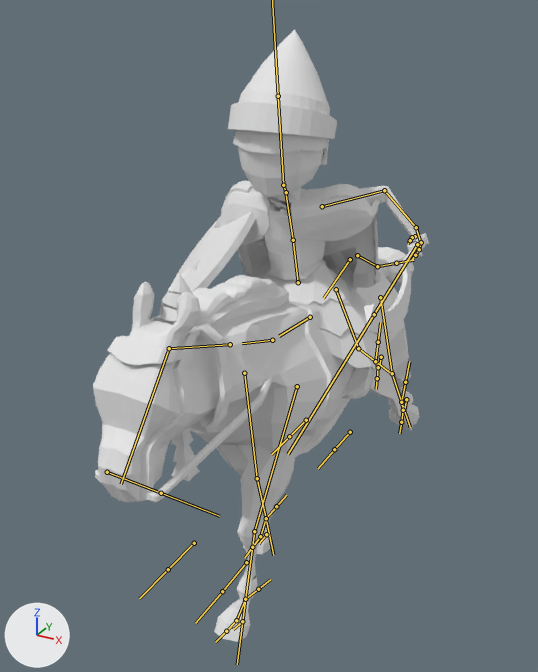
A saved change to the FBX model Map/Assets/Models/Sumerians/Sumerian_cavalry/Sumerian_cavalry.fbx.
Camera for both pictures: a 50 mm camera at (1.99, -4.51, 3.59) aimed at (-0.19, -0.56, 1.61). The lights are fixed; the arrows at lower left show +X, +Y and +Z. Both versions are drawn at frame 1 of the action 'Armature|Sumerian_Cavalry_Run'; the numbers are the values there. The bones that bend it are drawn over the model as lines.

Objects in the first picture: 'Sumerian'.
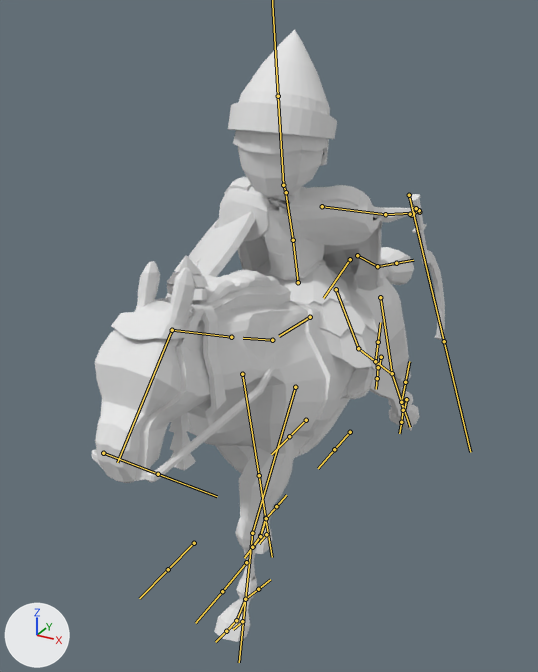
Commit message: Update Sumerian Cavalry Animations

Location of each change, [x1, y1, x2, y2] in pixels of the pictures (538 x 672 px):
'Sumerian', posed: before [93, 30, 429, 642]; after [92, 30, 445, 642]
bone 'Pecho', root to tip: before (272, 340) to (242, 343); after (272, 340) to (243, 338)
bone 'PataDel01.L', root to tip: before (297, 386) to (254, 531); after (295, 387) to (252, 533)
bone 'PataDel02.L', root to tip: before (254, 531) to (245, 599); after (252, 533) to (245, 599)
bone 'PataDel01.R', root to tip: before (244, 373) to (257, 478); after (242, 374) to (259, 475)
bone 'PataDel02.R', root to tip: before (257, 478) to (266, 518); after (259, 475) to (265, 518)
bone 'Brazo.L', root to tip: before (322, 206) to (384, 190); after (322, 206) to (385, 214)
bone 'Antebrazo.L', root to tip: before (384, 190) to (416, 227); after (385, 214) to (412, 213)
bone 'Mano.L', root to tip: before (416, 227) to (420, 242); after (412, 213) to (419, 212)

What changed in the scene script:
```text
Change bone_pecho:
    where bone_pecho = bpy.data.objects['Armature'].pose.bones['Pecho']  # child of 'Abdomen'
    bone_pecho.rotation_quaternion: (0.999, -0.041, 0.0, 0.0) -> (1.0, 0.0, 0.0, 0.0)  # degrees (-5, 0, 0) -> degrees (0, 0, 0)
Change bone_patadel01_l:
    where bone_patadel01_l = bpy.data.objects['Armature'].pose.bones['PataDel01.L']  # child of 'Pecho'
    bone_patadel01_l.rotation_quaternion: (0.959, 0.284, 0.0, 0.0) -> (0.969, 0.247, 0.0, 0.0)  # degrees (33, 0, 0) -> degrees (29, 0, 0)
Change bone_patadel02_l:
    where bone_patadel02_l = bpy.data.objects['Armature'].pose.bones['PataDel02.L']  # child of 'PataDel01.L'
    bone_patadel02_l.rotation_quaternion: (0.991, -0.13, 0.0, 0.0) -> (0.987, -0.16, 0.0, 0.0)  # degrees (-15, 0, 0) -> degrees (-18, 0, 0)
Change bone_patadel01_r:
    where bone_patadel01_r = bpy.data.objects['Armature'].pose.bones['PataDel01.R']  # child of 'Pecho'
    bone_patadel01_r.rotation_quaternion: (0.994, -0.114, 0.0, 0.0) -> (0.984, -0.178, 0.0, 0.0)  # degrees (-13, 0, 0) -> degrees (-21, 0, 0)
Change bone_patadel02_r:
    where bone_patadel02_r = bpy.data.objects['Armature'].pose.bones['PataDel02.R']  # child of 'PataDel01.R'
    bone_patadel02_r.rotation_quaternion: (1.0, -0.001, 0.0, 0.0) -> (0.999, 0.051, 0.0, 0.0)  # degrees (0, 0, 0) -> degrees (6, 0, 0)
Change bone_brazo_l:
    where bone_brazo_l = bpy.data.objects['Armature'].pose.bones['Brazo.L']  # child of 'Pecho_Yamato'
    bone_brazo_l.rotation_quaternion: (0.831, -0.498, 0.113, 0.22) -> (0.881, -0.385, 0.267, 0.068)  # degrees (-58, 24, 16) -> degrees (-49, 32, -6)
Change bone_antebrazo_l:
    where bone_antebrazo_l = bpy.data.objects['Armature'].pose.bones['Antebrazo.L']  # child of 'Brazo.L'
    bone_antebrazo_l.rotation_quaternion: (0.964, 0.192, -0.149, 0.108) -> (0.795, -0.592, 0.122, -0.047)  # degrees (21, -19, 9) -> degrees (-74, 8, -13)
Change bone_mano_l:
    where bone_mano_l = bpy.data.objects['Armature'].pose.bones['Mano.L']  # child of 'Antebrazo.L'
    bone_mano_l.rotation_quaternion: (0.982, 0.093, 0.077, -0.143) -> (1.0, 0.0, 0.0, 0.0)  # degrees (9, 10, -16) -> degrees (0, 0, 0)
```
